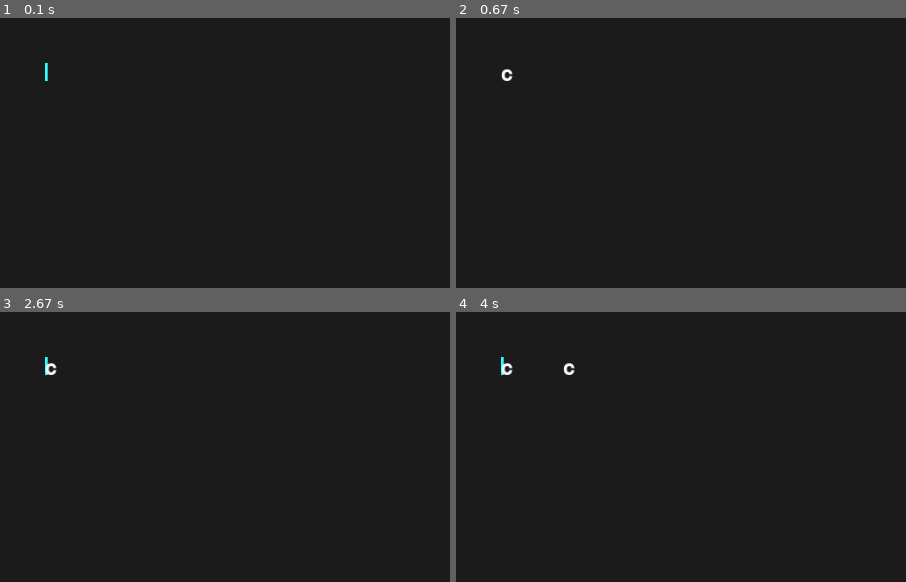
Above: before the commit, frames 1-4 (two rows, left to right).
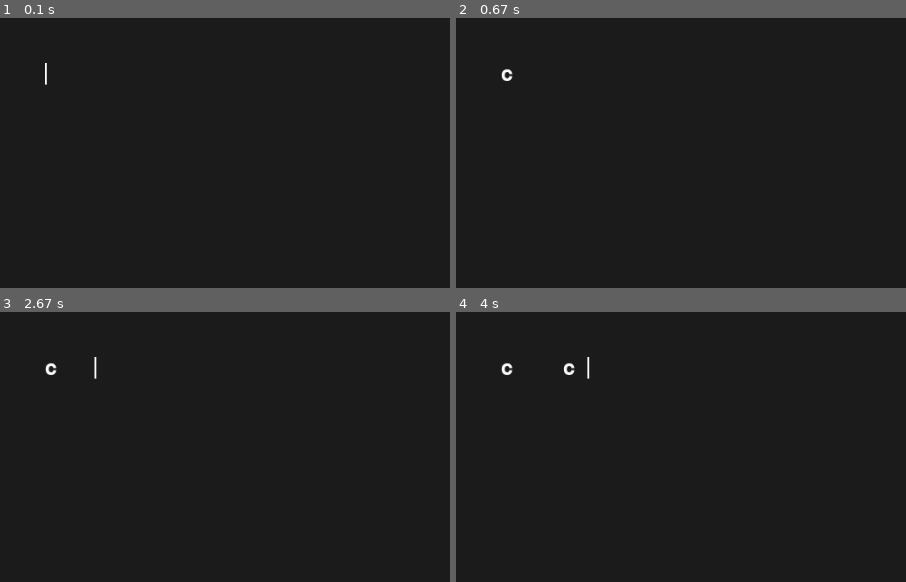
Above: after the commit, the same moments.

Repository: Nuffe/Textbox
Game: pygame game, started from main.py
The game is run twice, just before and just after one commit, with the same random seed, the same clock (stepped at 60 frames per second) and the same inputs.
Inputs:
- Up to frame 1 (0.1 s): no input
- Up to frame 2 (0.67 s): tap C at 0.33 s
- Up to frame 3 (2.67 s): tap Space at 0.67, 1.07, 1.37, 1.9, 2.2, 2.4 s
- Up to frame 4 (4 s): tap Space at 2.7, 3.3, 3.6, 3.73 s; tap C at 3.38 s
The pictures show only the part of the screen within x 0-50%, y 0-50%; the shares and areas given below are measured in that part.

The runs differ from the first frame. In frame 1, less than 0.1% of the frame differs, in the area x 10-11%, y 16-25%; in frame 2, nothing differs; in frame 3, less than 0.1%, in the area x 10-22%, y 16-25%; in frame 4, less than 0.1%.

Commit message:
text pointer now follows the text written

Diff:
--- a/textbox/base.py
+++ b/textbox/base.py
@@ -5,7 +5,11 @@
 screen = pygame.display.set_mode((1000, 600))
 font = pygame.font.SysFont(None, 36)
 clock = pygame.time.Clock()
+
 textInput = []
+cursorPos = 0
+positionX = 50
+positionY = 50
 
 running = True
 
@@ -17,31 +21,30 @@
         elif event.type == pygame.KEYDOWN:
             if event.key == pygame.K_BACKSPACE:
                 textInput.pop()
-            elif event.key == pygame.K_SPACE:
-                textInput.append(' ')
-            elif event.key == pygame.K_TAB:
-                textInput.append('\t')
+                cursorPos -= 1
             elif event.key == pygame.K_c and pygame.key.get_mods() & pygame.KMOD_CTRL:
                 textInput.clear()
+                cursorPos = 0
+            elif event.key == pygame.K_ESCAPE:
+                running = False
             else:
-                keyPressed = pygame.key.name(event.key)
-                textInput.append(keyPressed)
-
-
-    # keyboard event handling
-    keys = pygame.key.get_pressed()
-    if keys[pygame.K_ESCAPE]:
-        running = False
+                character = event.unicode
+                if character:
+                    textInput.insert(cursorPos, character)
+                    cursorPos += 1
 
     screen.fill((30, 30, 30))
 
-    if time.time() % 1.2 > 0.6:
-        cursor = pygame.draw.rect(screen, (50, 255, 255), (50, 50, 3, 20))
+    if time.time() % 1.2 > 0.6:                              #Flicker time
+        textBeforePoint = "".join(textInput[:cursorPos])     #Grabs all before cursor position
+        pointerX = positionX + font.size(textBeforePoint)[0] #size givs the pixel size of the string and puts caret at the end
+        pointerHeight = font.get_height()
+        pygame.draw.rect(screen, (255,255,255), (pointerX, positionY, 2, pointerHeight))
 
     if len(textInput) > 0:
-        textOutput = ''.join(textInput)
+        textOutput = "".join(textInput)
         key = font.render(textOutput, True, (255, 255, 255))
-        screen.blit(key, (50, 50))
+        screen.blit(key, (positionX, positionY))
 
     clock.tick(60)
     pygame.display.flip()
